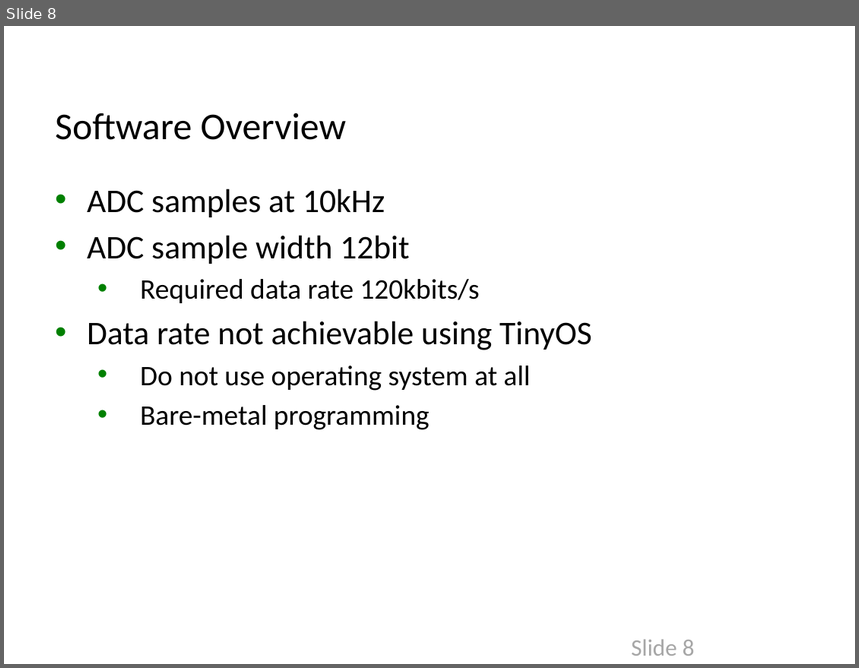
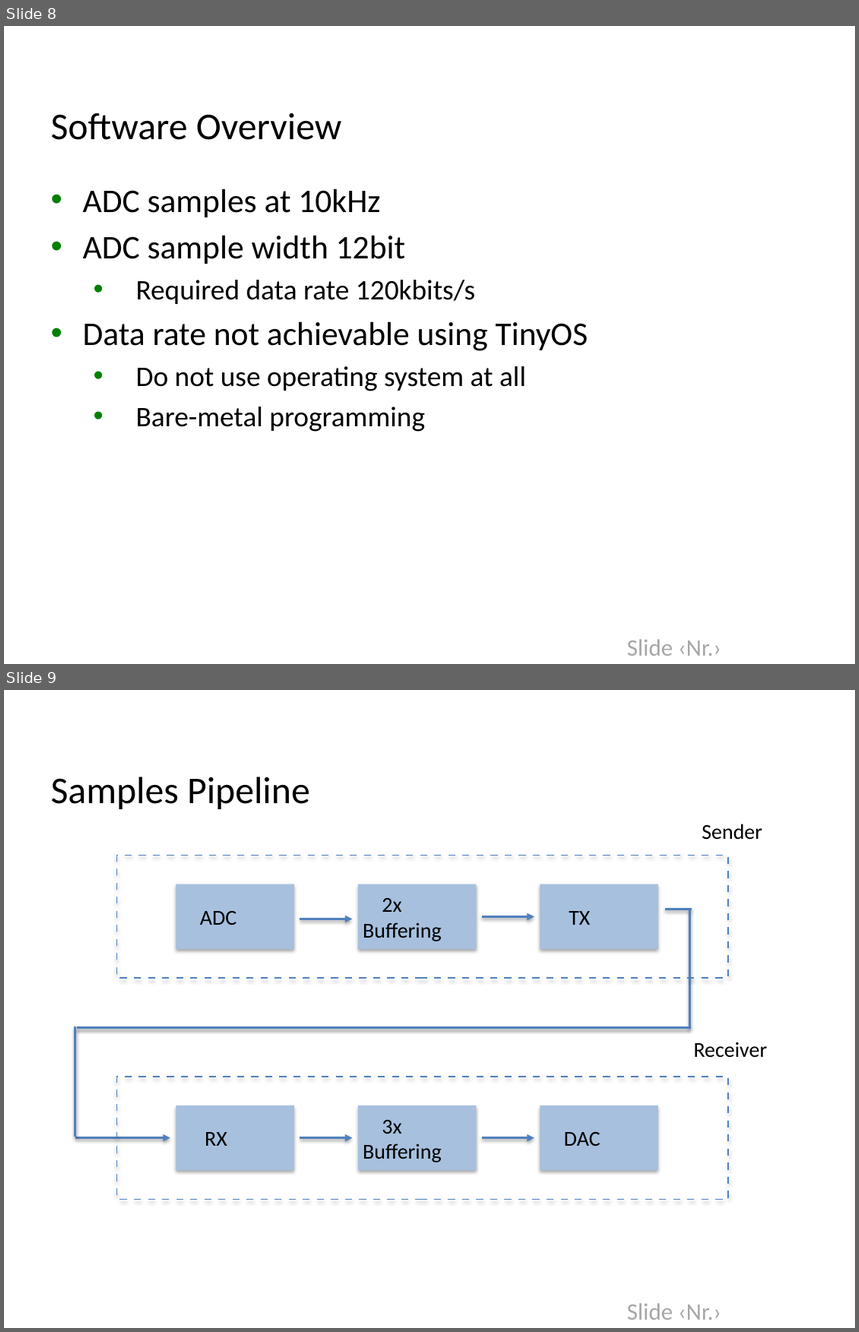
Before and after one commit to jarn0ld/smeagol-walkie-talkie, a slide deck: presentation/smeagol-new.pptx. Shown one above the other, each under a label of ours: slide 8 before the commit, slides 8 and 9 after it. The pictures are 859x668 and 859x1332 pixels, drawn with LibreOffice and Linux fonts; fonts in the diff are those of the drawing; background and template pictures are left out. Boxes give left, top, right and bottom in pixels: in the first picture for what was removed or moved away, otherwise in the second. Text is boxed around its words. In the diff, an @@ line names an element or a change of style, - is before the commit and + after.

Commit message:
Added pipeline picture

```diff
--- a/presentation/smeagol-new.pptx
+++ b/presentation/smeagol-new.pptx
@@ slide 9 added at [4,690,855,1328], background #FFFFFF; not listed: 1 template element that a slide beside it also shows @@
@@ title added at [51,777,310,809], 32 pt, text #000000 @@
+Samples Pipeline
@@ text added at [702,824,762,840], 18 pt, text #000000 @@
+Sender
@@ rectangle added at [117,855,728,978], outline #4F81BD 1 pt @@
@@ rectangle added at [176,884,294,948], fill #A7C0DE, 18 pt, text #000000 @@
+ADC
@@ rectangle added at [358,884,477,948], fill #A7C0DE, 18 pt, text #000000 @@
+2x
+Buffering
@@ rectangle added at [541,884,658,948], fill #A7C0DE, 18 pt, text #000000 @@
+TX
@@ arrow added from (482, 916) to (534, 916), #4F81BD 2 pt @@
@@ line added from (692, 910) to (665, 910), #4F81BD 2 pt @@
@@ line added from (690, 910) to (690, 1029), #4F81BD 2 pt @@
@@ arrow added from (300, 919) to (352, 919), #4F81BD 2 pt @@
@@ line added from (75, 1027) to (75, 1137), #4F81BD 2 pt @@
@@ line added from (76, 1028) to (690, 1028), #4F81BD 2 pt @@
@@ text added at [694,1043,768,1058], 18 pt, text #000000 @@
+Receiver
@@ rectangle added at [117,1076,728,1199], outline #4F81BD 1 pt @@
@@ rectangle added at [176,1106,294,1170], fill #A7C0DE, 18 pt, text #000000 @@
+RX
@@ rectangle added at [358,1106,477,1170], fill #A7C0DE, 18 pt, text #000000 @@
+3x
+Buffering
@@ rectangle added at [541,1106,658,1170], fill #A7C0DE, 18 pt, text #000000 @@
+DAC
@@ arrow added from (75, 1138) to (170, 1138), #4F81BD 2 pt @@
@@ arrow added from (300, 1138) to (352, 1138), #4F81BD 2 pt @@
@@ arrow added from (482, 1138) to (534, 1138), #4F81BD 2 pt @@
@@ slide 8 changed as well @@
@@ title "Software Overview": place and size @@
-title "Software Overview" at [55,113,347,140]
+title "Software Overview" at [51,113,342,140]
@@ text "ADC samples at 10kHz": place and size @@
-text "ADC samples at 10kHz" at [87,189,592,430]
+text "ADC samples at 10kHz" at [83,189,588,432]
@@ text at [627,639,721,656]: text changed @@
-Slide 8
+Slide ‹Nr.›
```
Also in this commit, not shown: 10 other slides changed, 1 slide removed.
